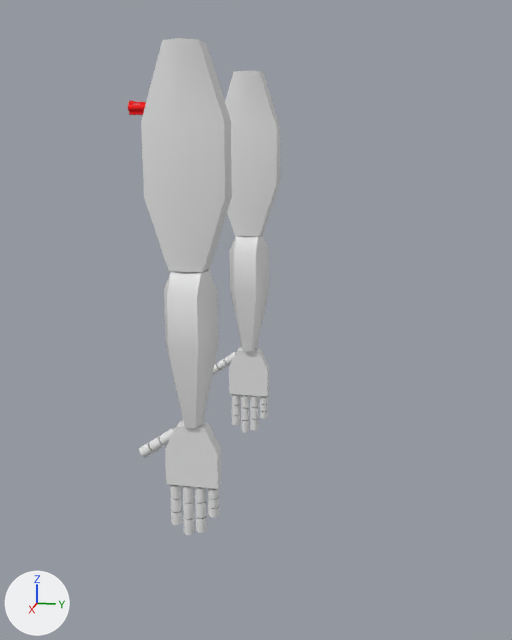
What one commit did to the FBX model Assets/Graphical/Models/Revolver/Revolver_with_Arms.FBX.
One viewpoint serves both versions: a 50 mm camera at (2.26, 0.26, 1.29) aimed at (-0.48, -0.28, 0.6). Arrows for +X, +Y and +Z are at lower left; the lights stay in place. Where no turn or scale is listed for an object, it has been applied to the vertices.

Names of what the first picture shows: 'Arm Mesh', 'Revolver'.
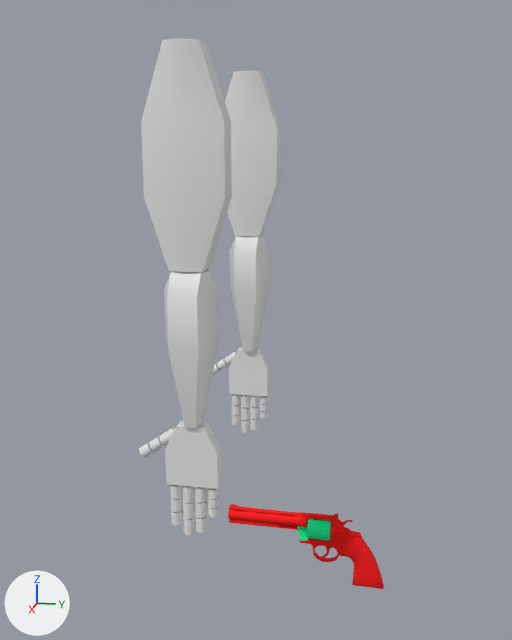
Where the newer file only moved an object's origin or applied its transform, the numbers keep the older frame.

Where the change shows, as pixel boxes [x1, y1, x2, y2] in the pictures (512 x 640 px):
'Revolver', mesh moved: before [128, 101, 146, 115]; after [228, 504, 384, 589]

The edits, one by one:
me_mesh_001 has 3901 vertices, 7504 faces and spans x -0.037..0.037, y -0.285..0.272, z -0.23..0.04.
me_mesh_001 is used by ob_revolver; location (-1.377, -0.847, 1.475).
me_mesh_001 part 1: the whole mesh is moved by (1.377, 0.847, -1.475).
